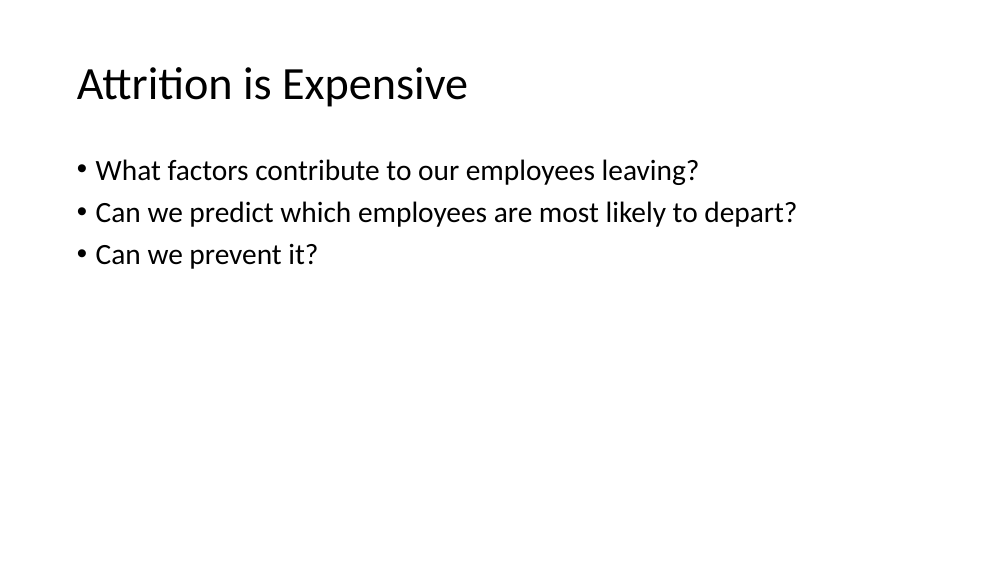
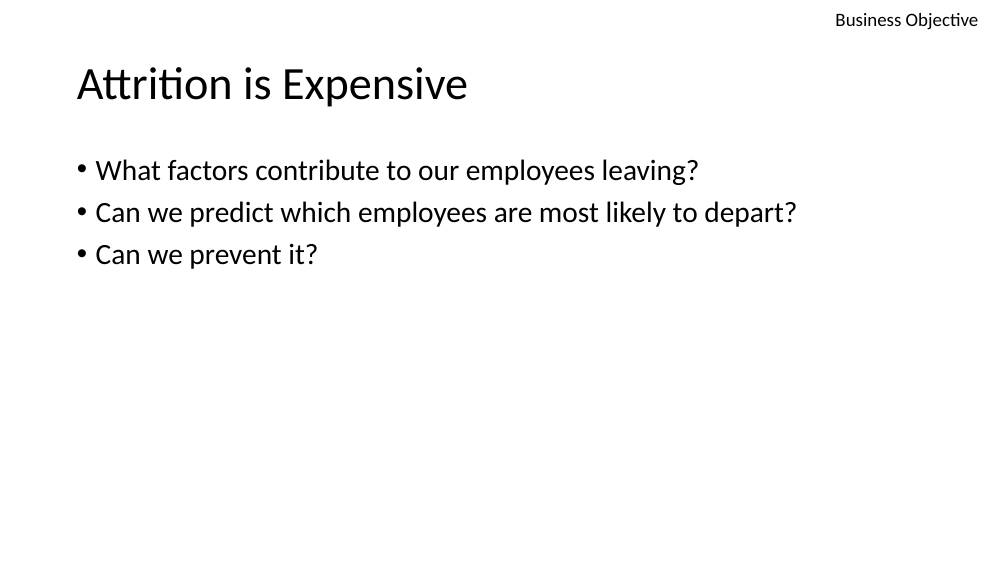
Before and after one commit to hebernielsen/DDS-CaseStudy-2, a slide deck: slide 2 of DDS_Case_Study_2_Presentation.pptx. Drawn at 1008x567 pixels with LibreOffice and Linux fonts; fonts in the diff are those of the drawing. Boxes give left, top, right and bottom in pixels: in the first picture for what was removed or moved away, otherwise in the second. Text is boxed around its words. In the diff, an @@ line names an element or a change of style, - is before the commit and + after.

```diff
--- a/DDS_Case_Study_2_Presentation.pptx
+++ b/DDS_Case_Study_2_Presentation.pptx
@@ text added at bbox=[835, 13, 979, 30], 18 pt, text #000000 @@
+Business Objective
```
Also in this commit, not shown: 2 other slides changed, 8 slides added, 2 other files.
